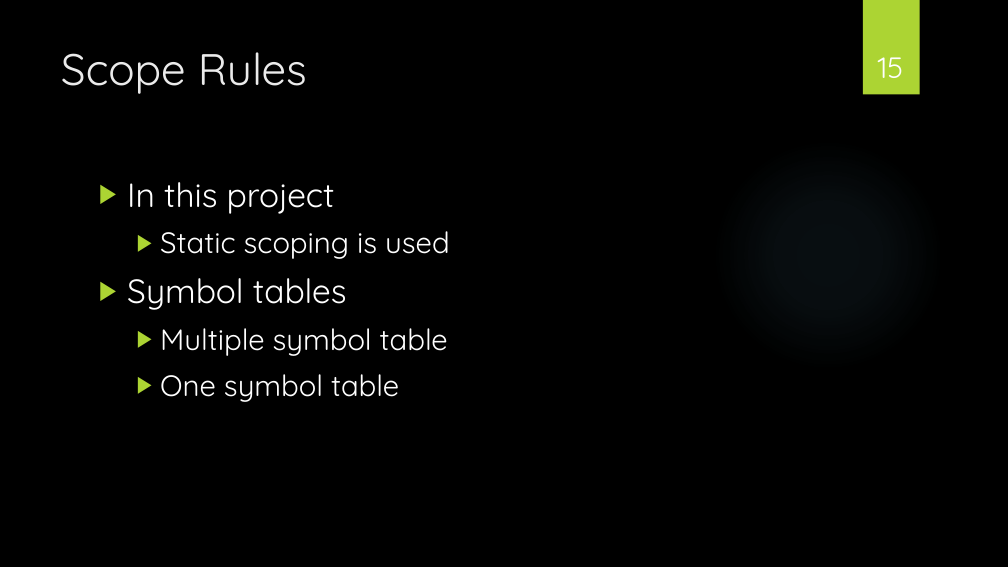
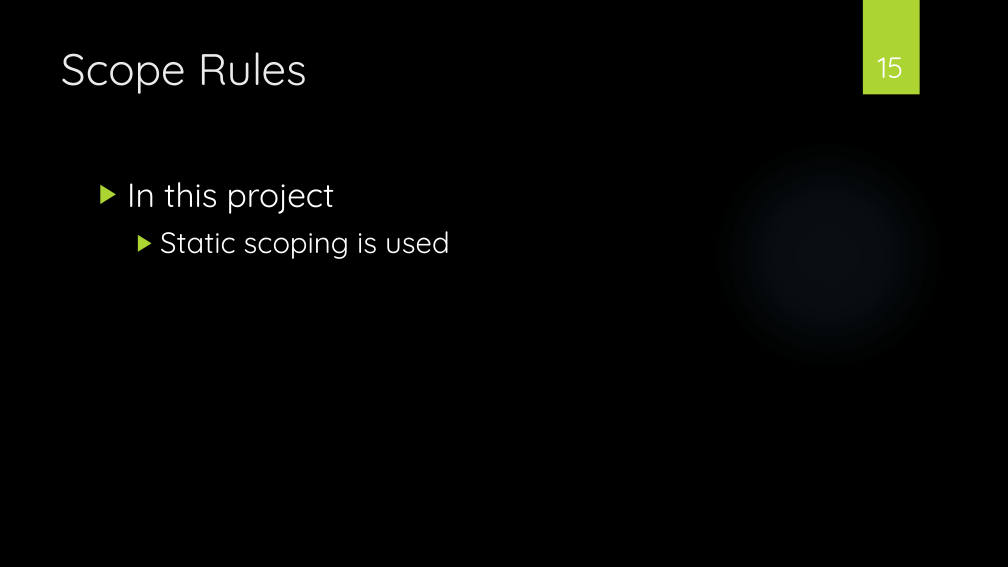
Before and after one commit to christianokeeffe/p4-sw407f13-aau-2013, a slide deck: slide 15 of P4 PræsentationNY.pptx. Drawn at 1008x567 pixels with LibreOffice and Linux fonts; fonts in the diff are those of the drawing; background and template pictures are left out. Boxes give left, top, right and bottom in pixels: in the first picture for what was removed or moved away, otherwise in the second. Text is boxed around its words. In the diff, an @@ line names an element or a change of style, - is before the commit and + after.

```diff
--- a/P4 PræsentationNY.pptx
+++ b/P4 PræsentationNY.pptx
@@ text at (127,278,448,402): paragraphs removed @@
-▶ Symbol tables
-  ▶ Multiple symbol table
-  ▶ One symbol table
```
